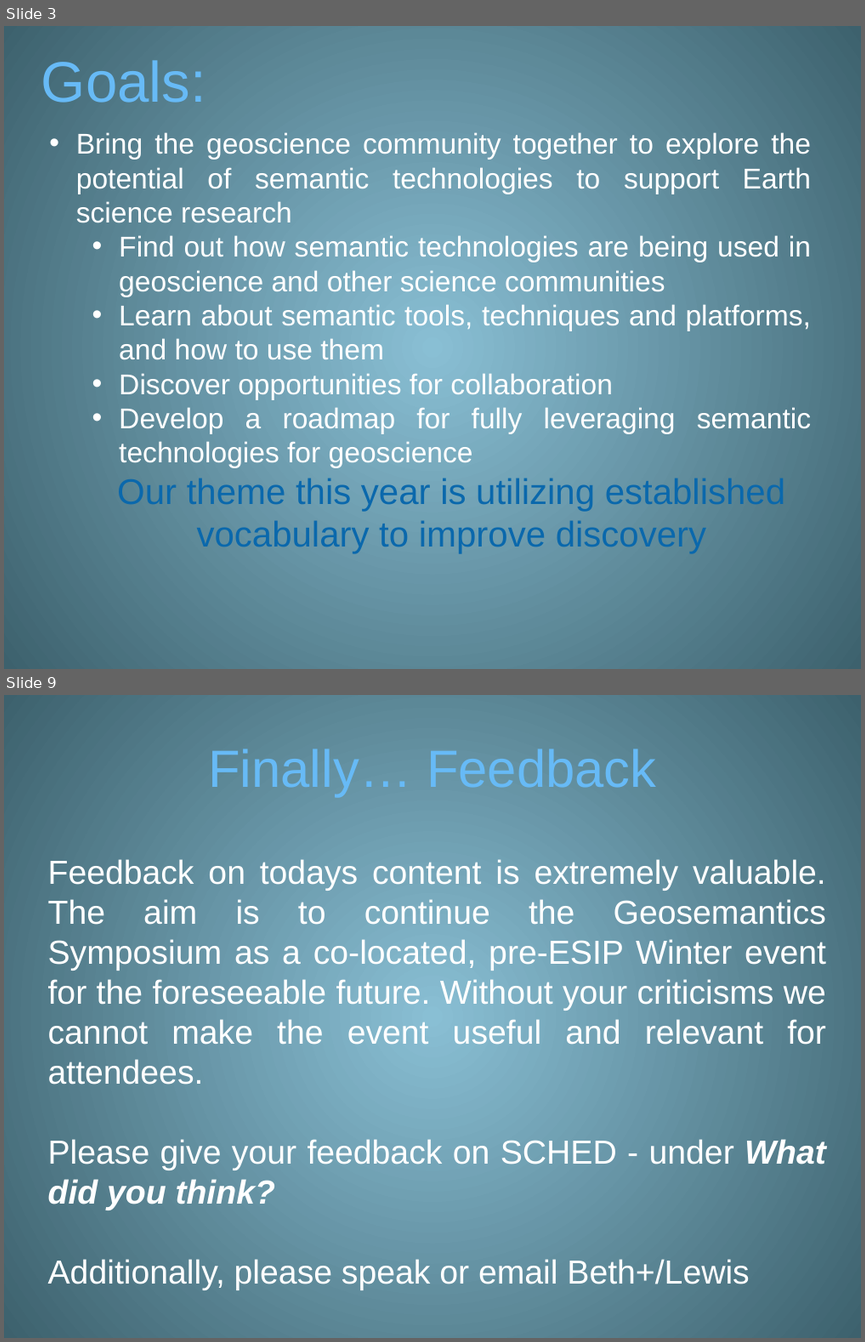
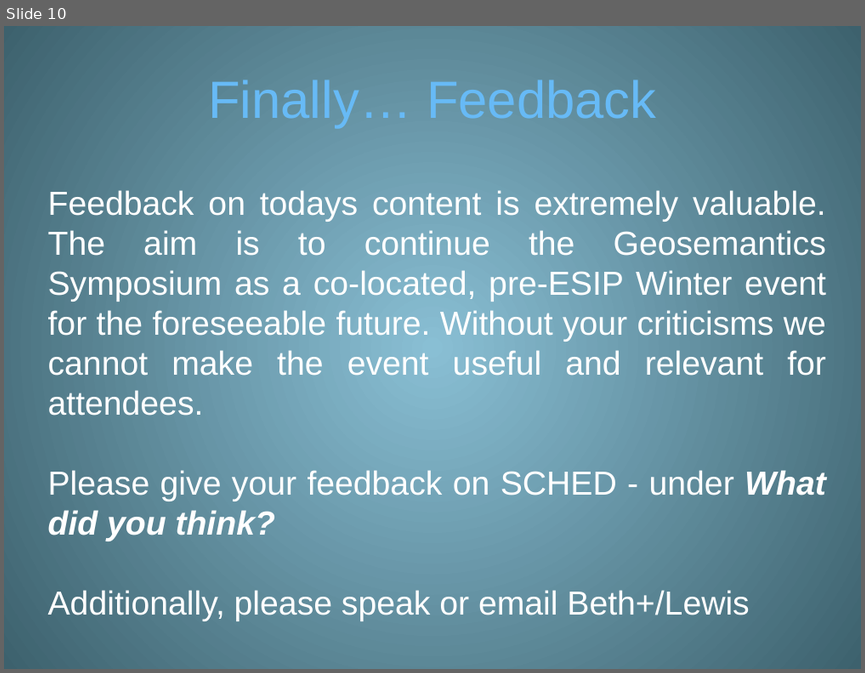
Before and after one commit to ESIPFed/stc, a slide deck: symposium/2019/talks/ppt/2019_geosemantics_symposium_intro.pptx. Shown one above the other, each under a label of ours: slides 3 and 9 before the commit, slide 10 after it; the slides between them are not shown. The pictures are 865x1342 and 865x673 pixels, drawn with LibreOffice and Linux fonts; fonts in the diff are those of the drawing. Boxes give left, top, right and bottom in pixels: in the first picture for what was removed or moved away, otherwise in the second. Text is boxed around its words. In the diff, an @@ line names an element or a change of style, - is before the commit and + after.

```diff
--- a/symposium/2019/talks/ppt/2019_geosemantics_symposium_intro.pptx
+++ b/symposium/2019/talks/ppt/2019_geosemantics_symposium_intro.pptx
@@ slide 3 removed at (4, 26, 861, 669), background gradient #88C1D5 to #3D626E @@
@@ title removed at (41, 60, 206, 102) @@
-Goals:
@@ text removed at (76, 132, 811, 554) @@
-• Bring the geoscience community together to explore the potential of semantic technologies to support Earth science research
-  • Find out how semantic technologies are being used in geoscience and other science communities
-  • Learn about semantic tools, techniques and platforms, and how to use them
-  • Discover opportunities for collaboration
-  • Develop a roadmap for fully leveraging semantic technologies for geoscience
-  Our theme this year is utilizing established vocabulary to improve discovery
@@ what was slide 9 is now slide 10 @@
```
Also in this commit, not shown: 4 slides changed, 5 slides added, 3 other slides removed, 4 other files.
